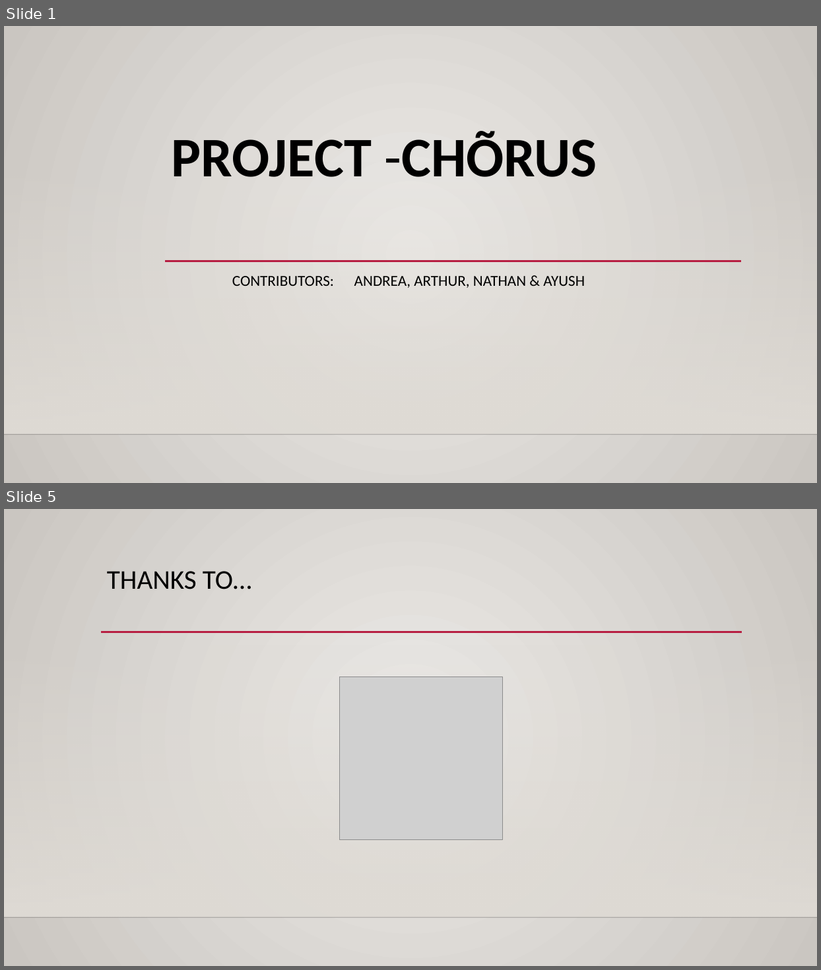
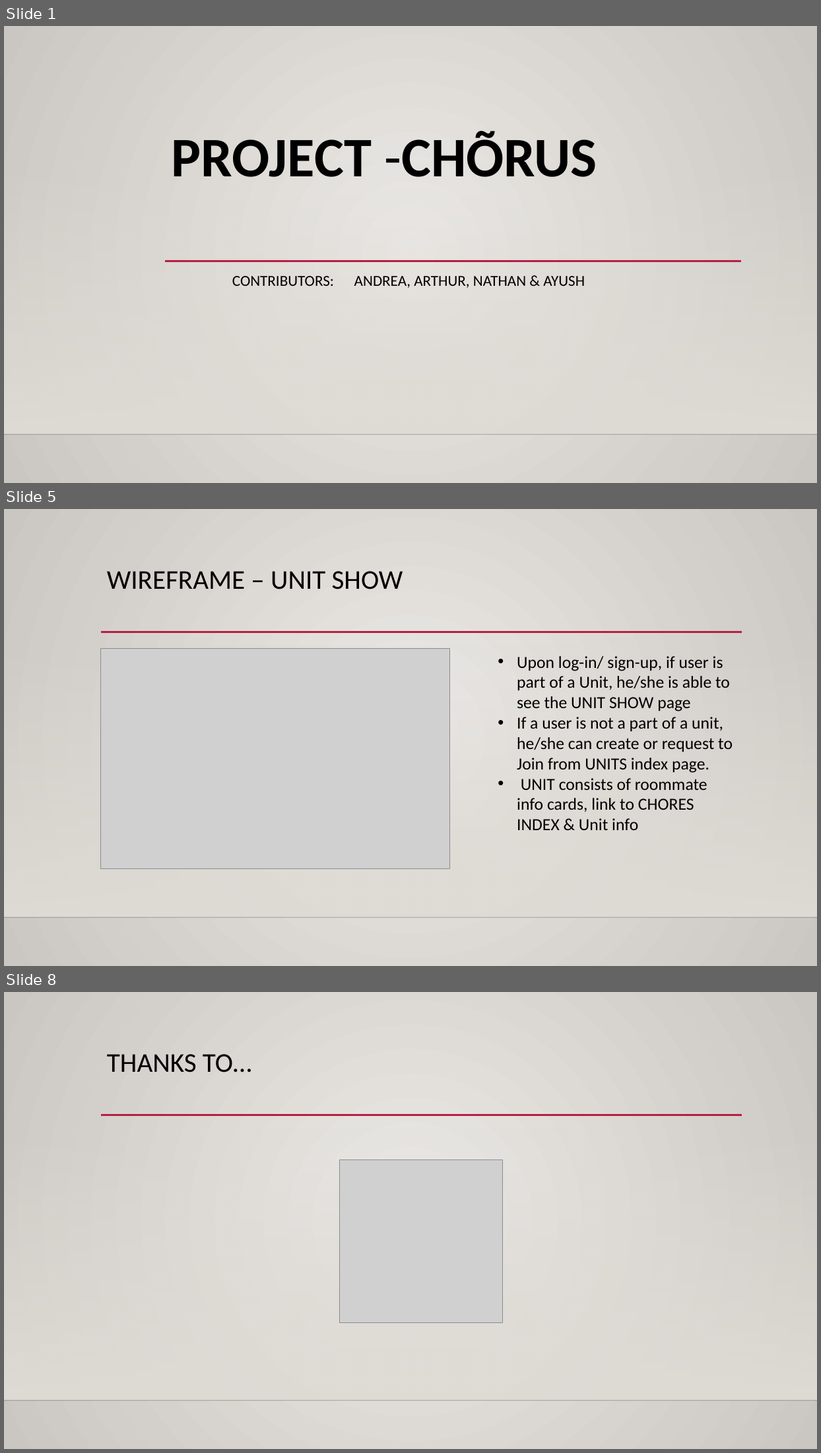
Before and after one commit to altonelli/chores_app, a slide deck: chorusPPT.pptx. Shown one above the other, each under a label of ours: slides 1 and 5 before the commit, slides 1, 5 and 8 after it; the slides between them are not shown. The pictures are 821x970 and 821x1453 pixels, drawn with LibreOffice and Linux fonts; fonts in the diff are those of the drawing; grey boxes stand for pictures; background and template pictures are left out. Boxes give left, top, right and bottom in pixels: in the first picture for what was removed or moved away, otherwise in the second. Text is boxed around its words. In the diff, an @@ line names an element or a change of style, - is before the commit and + after.

Commit message:
PPT

```diff
--- a/chorusPPT.pptx
+++ b/chorusPPT.pptx
@@ slide 5 added at [4, 509, 817, 966], background gradient #ECEAE7 to #CAC7C1; not listed: 3 template elements that a slide beside it also shows @@
@@ title added at [107, 571, 403, 590], 32 pt, text #000000 @@
+WIREFRAME – UNIT SHOW
@@ picture added at [101, 648, 451, 869] @@
@@ text added at [517, 656, 733, 830], 20 pt, text #000000 @@
+• Upon log-in/ sign-up, if user is part of a Unit, he/she is able to see the UNIT SHOW page
+• If a user is not a part of a unit, he/she can create or request to Join from UNITS index page.
+• UNIT consists of roommate info cards, link to CHORES INDEX & Unit info
@@ what was slide 5 is now slide 8 @@
```
Also in this commit, not shown: 2 slides changed, 4 other slides added, 2 slides removed, 2 other files.
